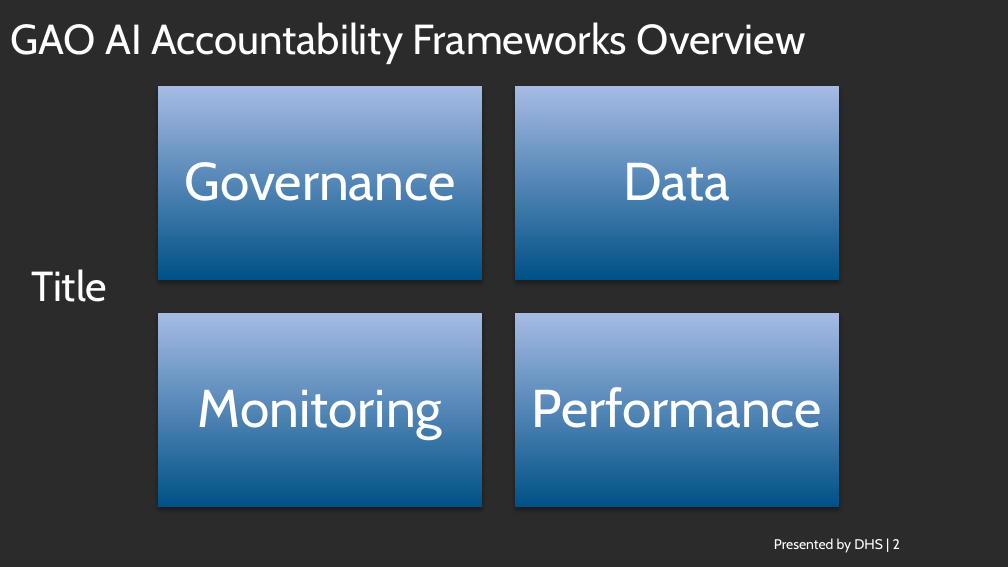
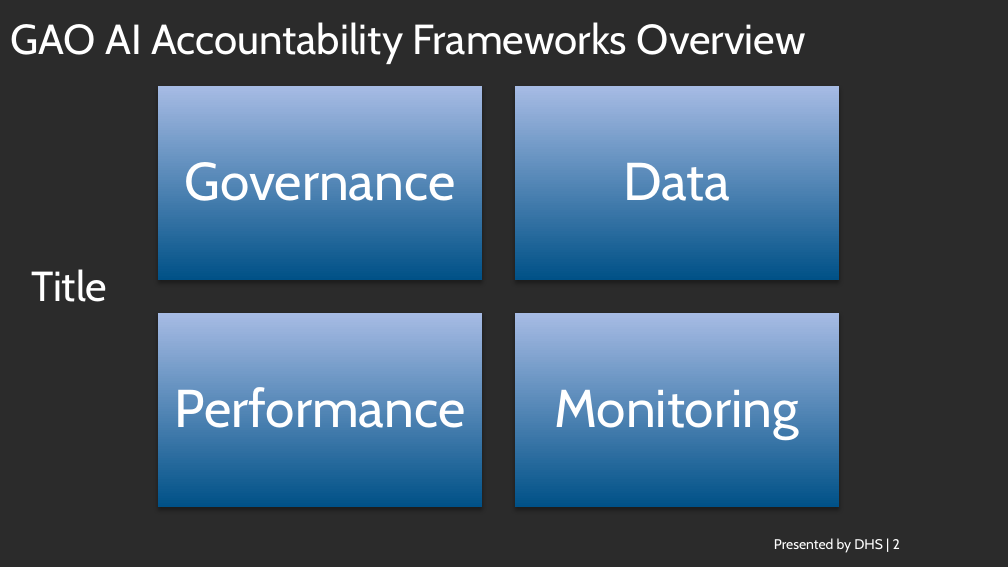
Before and after one commit to ethanmoscot/gao-ai, a slide deck: slide 2 of doc/gao_ai_proposal.pptx. Drawn at 1008x567 pixels with LibreOffice and Linux fonts; fonts in the diff are those of the drawing; background and template pictures are left out; a plain dark background stands for a picture behind light text. Boxes give left, top, right and bottom in pixels: in the first picture for what was removed or moved away, otherwise in the second. Text is boxed around its words. In the diff, an @@ line names an element or a change of style, - is before the commit and + after.

```diff
--- a/doc/gao_ai_proposal.pptx
+++ b/doc/gao_ai_proposal.pptx
@@ text "Performance": place and size @@
-text "Performance" at [531,387,822,428]
+text "Performance" at [175,387,466,428]
@@ text "Monitoring": place and size @@
-text "Monitoring" at [198,389,442,439]
+text "Monitoring" at [554,389,798,439]
```
Also in this commit, not shown: 2 other slides changed, 4 slides added, 4 slides removed.
